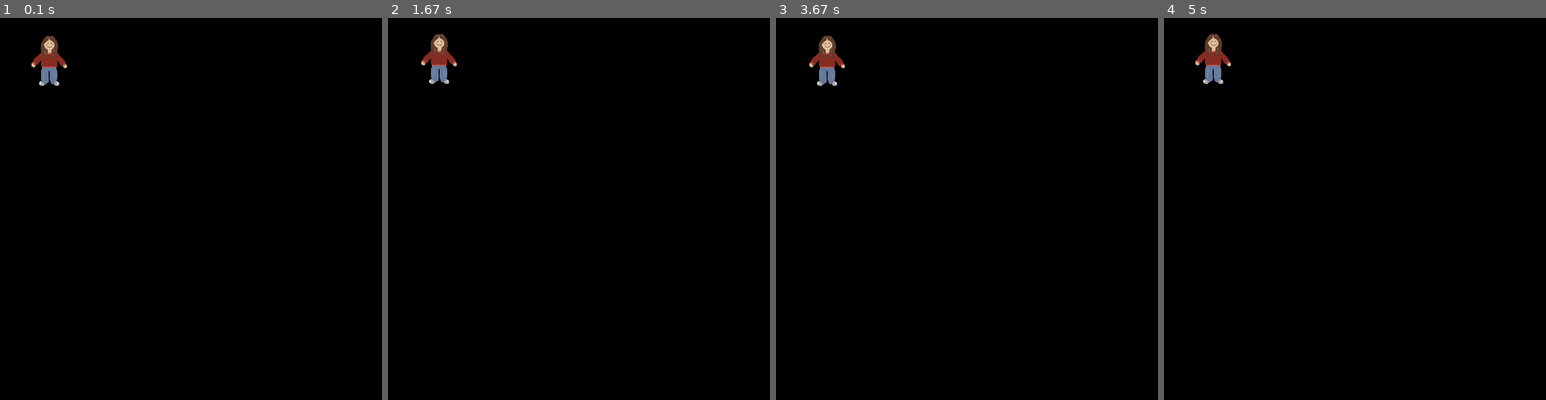
Above: before the commit, frames 1-4 (left to right).
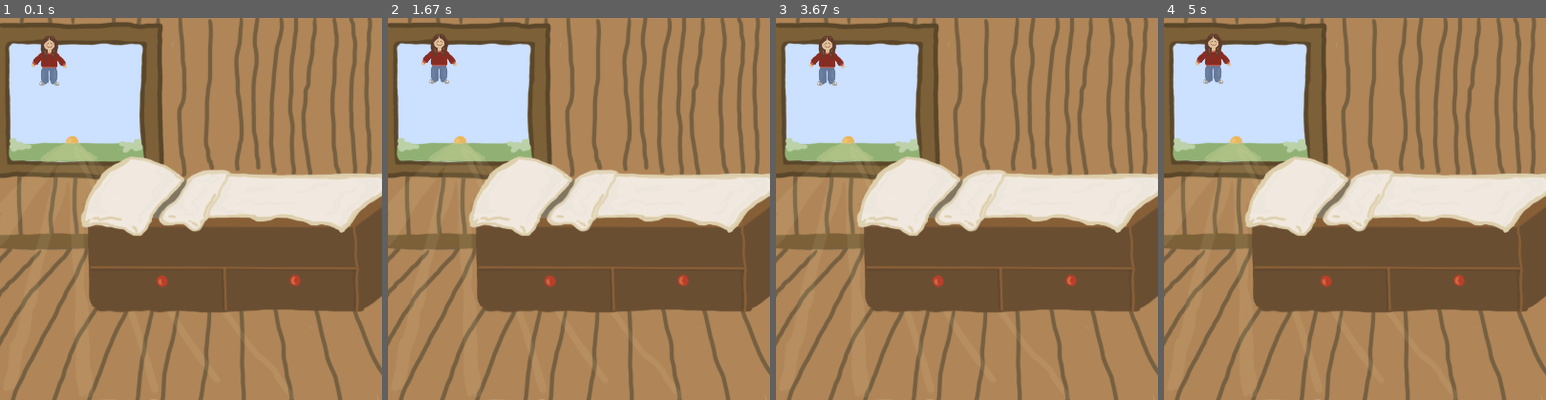
Above: after the commit, the same moments.

Repository: marinqjx-j/pygame
Game: pygame game, started from game.py
The game is run twice, just before and just after one commit, with the same random seed, the same clock (stepped at 60 frames per second) and the same inputs.
Inputs:
- Up to frame 1 (0.1 s): no input
- Up to frame 2 (1.67 s): hold Right 0.33-0.8 s; hold Up 0.83-1.38 s; hold Right from 1.42 s (still down)
- Up to frame 3 (3.67 s): release Right at 2.05 s; hold Left 2.08-2.75 s; hold Down 2.78-3.47 s; hold Left from 3.5 s (still down)
- Up to frame 4 (5 s): release Left at 4.2 s; hold Up 4.23-4.93 s; hold Right from 4.97 s (still down)

The runs differ from the first frame. In frame 1, 99% of the frame differs, in the area x 0-100%, y 0-100%; in frame 2, 99%; in frame 3, 99%; in frame 4, 99%.

Commit message:
add bedroom background

Diff:
--- a/game.py
+++ b/game.py
@@ -11,7 +11,7 @@
 
 sprite_sheet_image = pygame.image.load("play.png").convert_alpha()
 
-background = (0, 0, 0)
+background = pygame.transform.scale(pygame.image.load("raum_von_player.png"), (breite, höhe))
 
 isMovingLeft = False
 isMovingRight = False
@@ -24,7 +24,7 @@
 player_coord_y = 0
 
 while run == True:
-    screen.fill(background)
+    screen.blit(background, (0, 0))
     screen.blit(sprite_sheet_image, (player_coord_x, player_coord_y))
     for event in pygame.event.get():
         if (event.type == pygame.KEYDOWN):
Binary file added: raum_von_player.png
